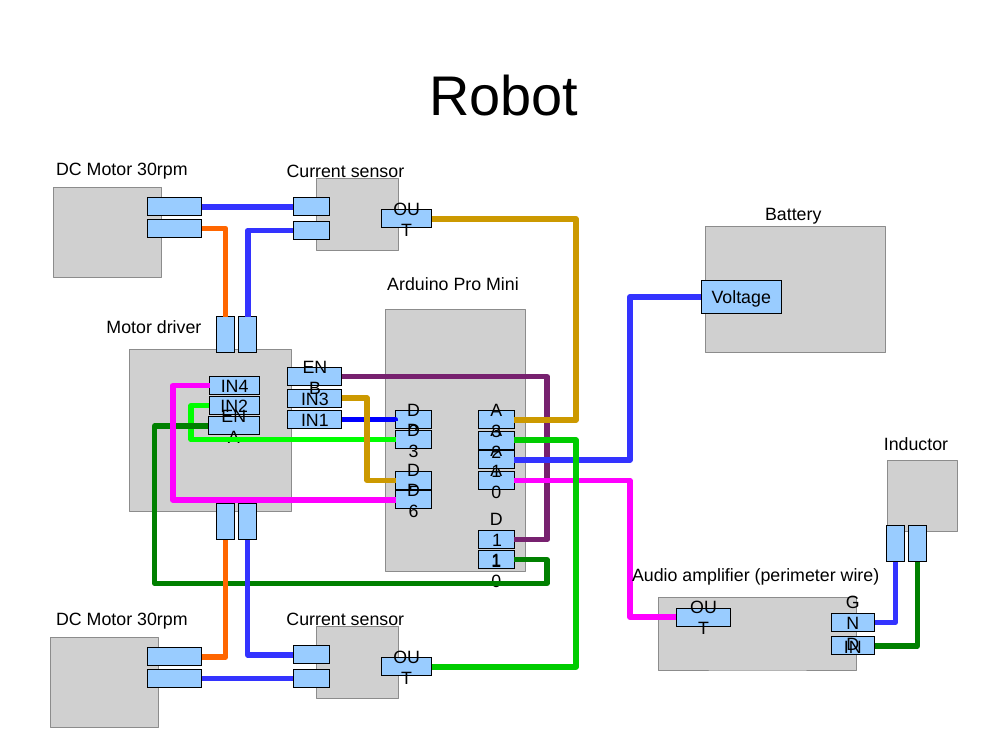
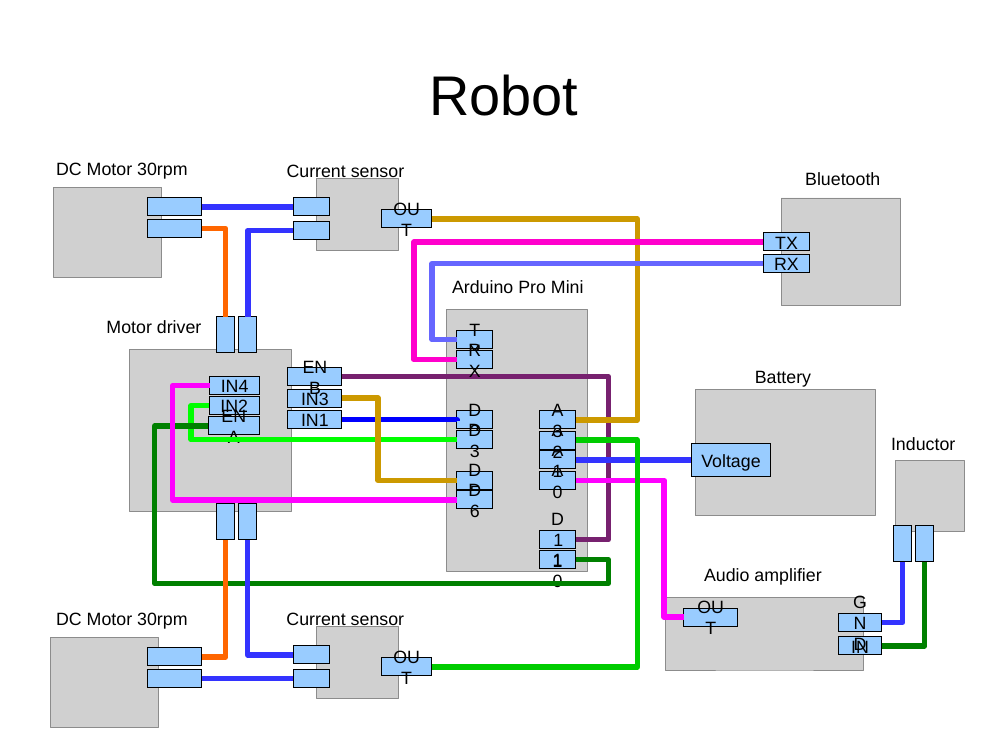
Before and after one commit to eerimoq/romeo, a slide deck: slide 2 of doc/schematics.odp. Drawn at 1008x756 pixels with LibreOffice and Linux fonts; fonts in the diff are those of the drawing; grey boxes stand for pictures. Boxes give left, top, right and bottom in pixels: in the first picture for what was removed or moved away, otherwise in the second. Text is boxed around its words. In the diff, an @@ line names an element or a change of style, - is before the commit and + after.

Commit message:
schematics with bluetooth

```diff
--- a/doc/schematics.odp
+++ b/doc/schematics.odp
@@ text added at box(805, 172, 880, 185), 14 pt, text #000000 @@
+Bluetooth
@@ picture added at box(781, 198, 901, 306) @@
@@ elbow line moved from (432, 219) - (515, 420) to (432, 219) - (576, 420) @@
@@ rectangle added at box(764, 233, 810, 252), fill #99CCFF, outline #000000 0 pt, 14 pt, text #000000 @@
+TX
@@ elbow line added from (457, 359) to (764, 242), #FF00CC 4.31 pt @@
@@ elbow line added from (457, 339) to (764, 263), #6666FF 4.31 pt @@
@@ rectangle added at box(764, 254, 810, 273), fill #99CCFF, outline #000000 0 pt, 14 pt, text #000000 @@
+RX
@@ text "Arduino Pro Mini": place and size @@
-text "Arduino Pro Mini" at box(387, 277, 519, 290)
+text "Arduino Pro Mini" at box(452, 280, 584, 293)
@@ rectangle added at box(457, 331, 493, 349), fill #99CCFF, outline #000000 0 pt, 14 pt, text #000000 @@
+TX
@@ rectangle added at box(457, 350, 493, 369), fill #99CCFF, outline #000000 0 pt, 14 pt, text #000000 @@
+RX
@@ elbow line moved from (209, 386) - (396, 500) to (209, 386) - (457, 500) @@
@@ elbow line moved from (342, 377) - (515, 540) to (342, 377) - (576, 540) @@
@@ 1 picture, 1 rectangle, 1 text: place and size @@
-1 picture, 1 rectangle, 1 text at box(702, 207, 886, 353)
+1 picture, 1 rectangle, 1 text at box(692, 370, 875, 516)
@@ elbow line moved from (209, 406) - (396, 440) to (209, 406) - (457, 440) @@
@@ elbow line moved from (342, 398) - (396, 480) to (342, 398) - (457, 480) @@
@@ 10 rectangles, 1 picture: place and size @@
-10 rectangles, 1 picture at box(385, 310, 526, 572)
+10 rectangles, 1 picture at box(446, 310, 587, 572)
@@ elbow line moved from (209, 426) - (515, 560) to (209, 426) - (576, 560) @@
@@ elbow line moved from (342, 420) - (396, 420) to (342, 420) - (457, 420) @@
@@ elbow line moved from (432, 667) - (515, 440) to (432, 667) - (576, 440) @@
@@ elbow line moved from (515, 460) - (702, 297) to (576, 460) - (692, 460) @@
@@ elbow line moved from (515, 480) - (677, 617) to (576, 480) - (684, 617) @@
@@ text at box(704, 568, 821, 585): text changed @@
-Audio amplifier (perimeter wire)
+Audio amplifier
@@ 4 rectangles, 2 elbow lines, 1 text: place and size @@
-4 rectangles, 2 elbow lines, 1 text at box(831, 437, 948, 656)
+4 rectangles, 2 elbow lines, 1 text at box(839, 437, 955, 656)
@@ 2 pictures, 1 rectangle: place and size @@
-2 pictures, 1 rectangle at box(659, 461, 957, 670)
+2 pictures, 1 rectangle at box(666, 461, 965, 670)
```
Also in this commit, not shown: 1 slide added, 1 other file.
